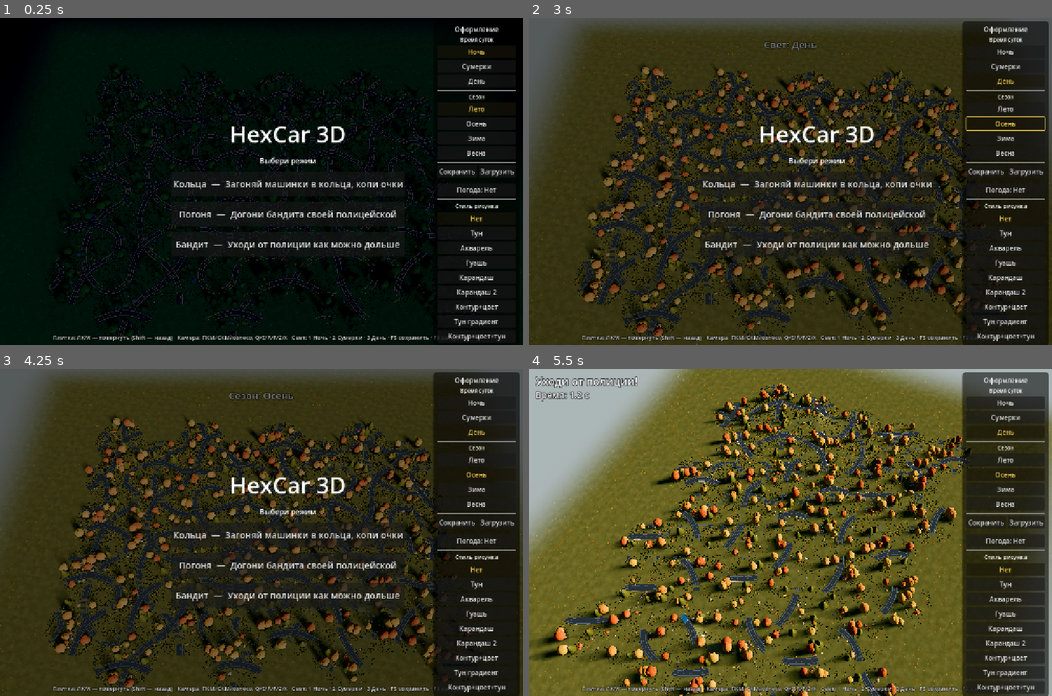
Above: before the commit, frames 1-4 (two rows, left to right).
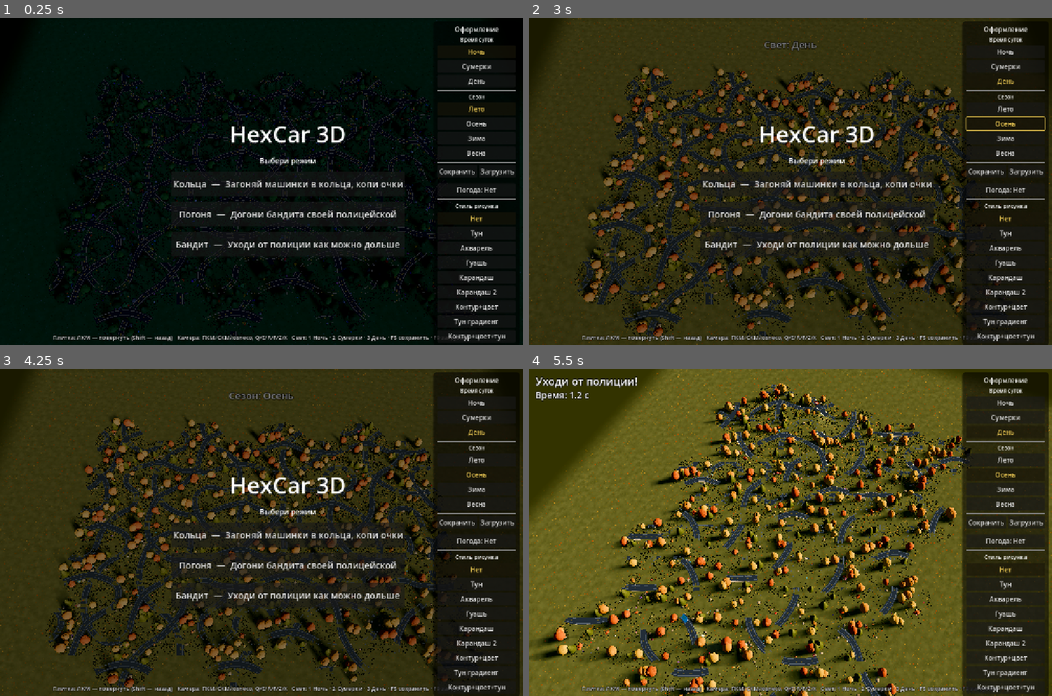
Above: after the commit, the same moments.

Repository: SashkoSoft/hexcar
Game: Godot game, scene res://Main.tscn
Same seed, same stepped clock (60 frames per second), same inputs: the game is played once before the commit and once after it.
Inputs (mouse positions are in pixels of both pictures, inside the frame that each line leads up to):
- Up to frame 1 (0.25 s): no input
- Up to frame 2 (3 s): click "Осень" at 0.5 s; tap Enter at 1.25, 2.75 s; move the mouse to (905, 165) at 1.27 s; hold Right 1.28-2 s; tap 1 at 1.35 s; click (905, 165) at 1.42 s; tap Space at 2 s; drag from (685, 197) to (764, 246) at 2.02 s; move the mouse to (842, 109) at 2.77 s; hold Right from 2.78 s (still down); tap 3 at 2.85 s
- Up to frame 3 (4.25 s): release Right at 3.5 s; tap Space at 3.5 s; drag from (235, 597) to (104, 483) at 3.52 s
- Up to frame 4 (5.5 s): tap Enter at 4.25 s; move the mouse to (947, 581) at 4.27 s; hold Left 4.28-5 s; hold Q 4.28-5 s; drag from (633, 483) to (712, 450) at 5.02 s

The runs differ from the first frame. In frame 2, 6.7% of the frame differs, in the area x 0-100%, y 0-51%; in frame 3, 6.7%; in frame 4, 14%, in the area x 0-100%, y 0-100%.

Commit message:
Края поля: ближнюю границу перехода придвинул вплотную к кромке (GROUND_FADE — узкая полоса затухания), а цвет фона у горизонта подогнал под цвет освещённой земли сезона — переход поля в фон практически незаметен
Co-Authored-By: Claude Opus 4.8 (1M context) <noreply@anthropic.com>

Diff:
--- a/godot/Main.gd
+++ b/godot/Main.gd
@@ -1313,6 +1313,7 @@
 # растворение к краям (скруглённый квадрат), чтобы поле не выглядело резко
 # обрезанным прямоугольником, а плавно уходило в фон
 const GROUND_PAD := 360.0
+const GROUND_FADE := 130.0   # ширина мягкого края у самой кромки плоскости (узкая полоса)
 const GROUND_SHADER := """
 shader_type spatial;
 render_mode cull_back, depth_draw_opaque, diffuse_burley;
@@ -1334,9 +1335,18 @@
 """
 
 func _ground_solid() -> float:
-	# плотная зона = площадь плиток + небольшое кольцо травы, дальше тает к краю плоскости
+	# плотная зона почти до самой кромки плоскости; затухание — узкая полоса у края,
+	# т.е. ближняя граница перехода придвинута вплотную к краю карты
 	var half := FIELD_W * 0.5 + GROUND_PAD
-	return (FIELD_W * 0.5 + 110.0) / half
+	return clampf((half - GROUND_FADE) / half, 0.0, 0.999)
+
+# базовый цвет земли сезона — фон у кромки подгоняется под него
+func _ground_base_color(s: String) -> Color:
+	match s:
+		"Зима": return Color(0.90, 0.93, 0.98)
+		"Осень": return Color8(0x5c, 0x72, 0x4c)
+		"Весна": return Color8(0x6f, 0xc0, 0x52)
+		_: return GRASS_COL
 
 func _wrap_ground(tex: Texture2D, rep: float, rough: float) -> ShaderMaterial:
 	var sh := Shader.new()
@@ -2431,7 +2441,13 @@
 		moon.light_energy = look["moon_energy"]
 	if sky_mat:
 		sky_mat.set_shader_parameter("u_sky_top", _v3(look["sky_top"] * g["sky"]))
-		sky_mat.set_shader_parameter("u_sky_horizon", _v3(look["sky_horizon"] * g["sky"]))
+		# фон у горизонта (его и видно вокруг кромки поля) подгоняем максимально
+		# близко к ЦВЕТУ ОСВЕЩЁННОЙ ЗЕМЛИ, чтобы переход поля в фон был незаметен
+		var gb: Color = _ground_base_color(season)
+		var amb_c: Color = look["ambient_color"] * g["amb"] * float(look["ambient_energy"])
+		var dir_c: Color = look["moon_color"] * g["light"] * float(look["moon_energy"]) * 0.30
+		var lit := Color(gb.r * (amb_c.r + dir_c.r), gb.g * (amb_c.g + dir_c.g), gb.b * (amb_c.b + dir_c.b))
+		sky_mat.set_shader_parameter("u_sky_horizon", _v3(lit))
 		sky_mat.set_shader_parameter("u_star", look["star"])
 		sky_mat.set_shader_parameter("u_sun", look.get("sun", 0.0))
 		if moon:
Not shown, changed: godot/README.md
